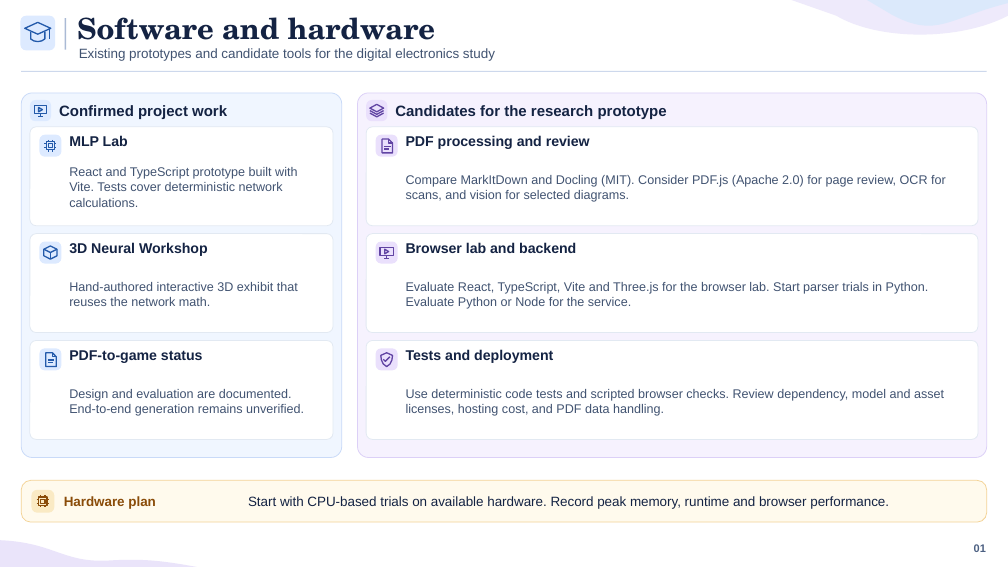
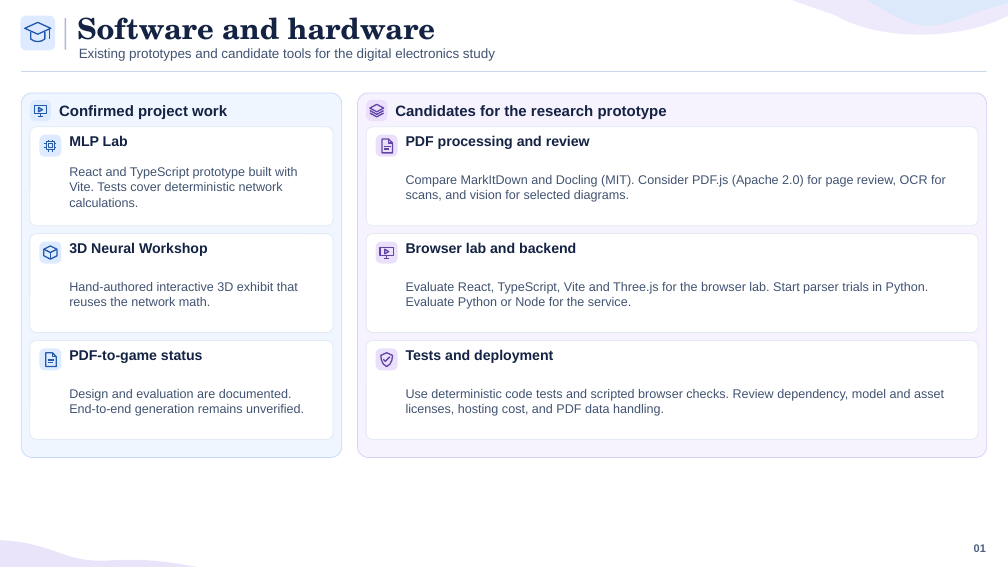
Before and after one commit to Seiframy/LearnAI, a slide deck: slide 1 of presentations/seminar-1-resources-timeline/LearnAI Seminar 1 - Resources Timeline and References.pptx. Drawn at 1008x567 pixels with LibreOffice and Linux fonts; fonts in the diff are those of the drawing. Boxes give left, top, right and bottom in pixels: in the first picture for what was removed or moved away, otherwise in the second. Text is boxed around its words. In the diff, an @@ line names an element or a change of style, - is before the commit and + after.

```diff
--- a/presentations/seminar-1-resources-timeline/LearnAI Seminar 1 - Resources Timeline and References.pptx
+++ b/presentations/seminar-1-resources-timeline/LearnAI Seminar 1 - Resources Timeline and References.pptx
@@ rounded rectangle removed at (21, 480, 987, 522) @@
@@ rounded rectangle removed at (32, 490, 54, 513) @@
@@ freeform shape removed at (32, 490, 54, 513) @@
@@ text removed at (64, 496, 156, 509) @@
-Hardware plan
@@ text removed at (248, 496, 889, 509) @@
-Start with CPU-based trials on available hardware. Record peak memory, runtime and browser performance.
```
Also in this commit, not shown: 3 other slides changed.
